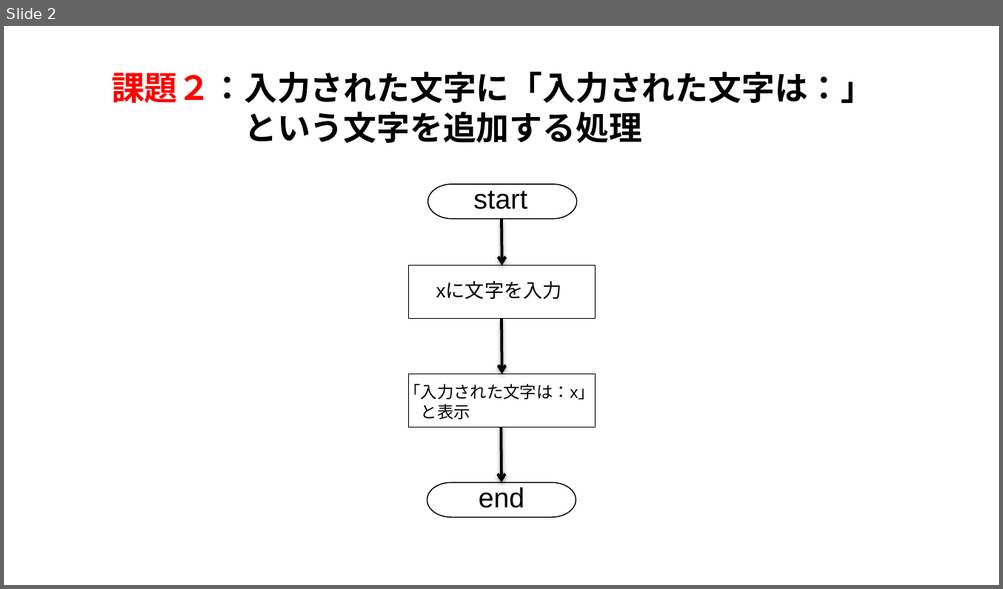
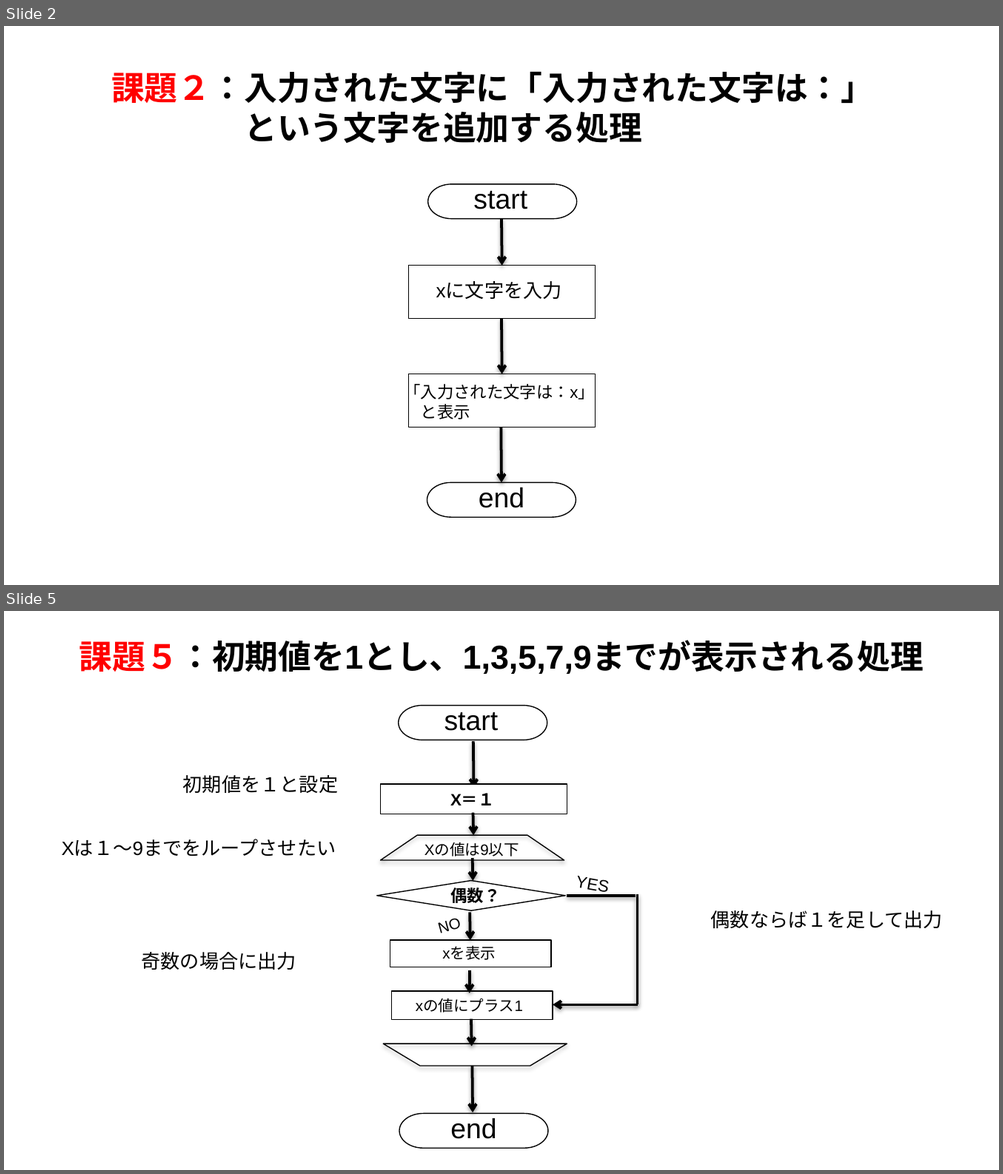
Before and after one commit to Taka-Haru/Challenge, a slide deck: Flowchart .pptx. Shown one above the other, each under a label of ours: slide 2 before the commit, slides 2 and 5 after it; the slides between them are not shown. The pictures are 1003x589 and 1003x1174 pixels, drawn with LibreOffice and Linux fonts; fonts in the diff are those of the drawing. Boxes give left, top, right and bottom in pixels: in the first picture for what was removed or moved away, otherwise in the second. Text is boxed around its words. In the diff, an @@ line names an element or a change of style, - is before the commit and + after.

```diff
--- a/Flowchart .pptx
+++ b/Flowchart .pptx
@@ slide 5 added at box(4, 611, 999, 1170), background #FFFFFF @@
@@ text added at box(79, 640, 923, 674), 24 pt, text #000000, bold @@
+課題５：初期値を1とし、1,3,5,7,9までが表示される処理
@@ pill shape added at box(398, 706, 547, 741), outline #000000 0.75 pt @@
@@ text added at box(444, 712, 498, 731), 20 pt, text #000000 @@
+start
@@ arrow added from (473, 741) to (473, 788), #000000 2 pt @@
@@ text added at box(183, 775, 338, 793), 14 pt, text #000000 @@
+初期値を１と設定
@@ rectangle added at box(380, 784, 566, 814), fill #FFFFFF, outline #000000 0.75 pt @@
@@ text added at box(450, 793, 495, 806), 12 pt, text #000000, bold @@
+X＝１
@@ arrow added from (472, 813) to (473, 836), #000000 2 pt @@
@@ text added at box(62, 839, 336, 857), 14 pt, text #000000 @@
+Xは１〜9までをループさせたい
@@ flow chart manual operation added at box(380, 836, 564, 860), outline #000000 0.75 pt @@
@@ text added at box(424, 843, 519, 859), 11 pt, text #000000 @@
+Xの値は9以下
@@ arrow added from (472, 859) to (472, 880), #000000 2 pt @@
@@ text added at box(575, 876, 608, 892), 12 pt, text #000000 @@
+YES
@@ diamond added at box(377, 880, 565, 911), fill #FFFFFF, outline #000000 0.75 pt @@
@@ text added at box(450, 886, 500, 906), 12 pt, text #000000, bold @@
+偶数？
@@ line added from (567, 895) to (635, 895), #000000 2 pt @@
@@ line added from (637, 1005) to (637, 894), #000000 2 pt @@
@@ text added at box(440, 919, 462, 934), 11 pt, text #000000 @@
+NO
@@ arrow added from (469, 912) to (470, 940), #000000 2 pt @@
@@ text added at box(711, 911, 942, 928), 14 pt, text #000000 @@
+偶数ならば１を足して出力
@@ rectangle added at box(390, 940, 551, 967), outline #000000 0.75 pt @@
@@ text added at box(142, 952, 296, 970), 14 pt, text #000000 @@
+奇数の場合に出力
@@ text added at box(442, 946, 495, 960), 11 pt, text #000000 @@
+xを表示
@@ arrow added from (469, 970) to (469, 994), #000000 2 pt @@
@@ rectangle added at box(391, 991, 552, 1019), outline #000000 0.75 pt @@
@@ text added at box(415, 999, 523, 1013), 11 pt, text #000000 @@
+xの値にプラス1
@@ arrow added from (637, 1005) to (552, 1005), #000000 2 pt @@
@@ arrow added from (472, 1019) to (472, 1047), #000000 2 pt @@
@@ flow chart manual operation added at box(383, 1044, 567, 1065), outline #000000 0.75 pt @@
@@ arrow added from (472, 1067) to (472, 1113), #000000 2 pt @@
@@ pill shape added at box(399, 1114, 548, 1149), outline #000000 0.75 pt @@
@@ text added at box(450, 1119, 496, 1139), 20 pt, text #000000 @@
+end
```
Also in this commit, not shown: 8 slides changed, 2 other slides added, 3 slides removed.
